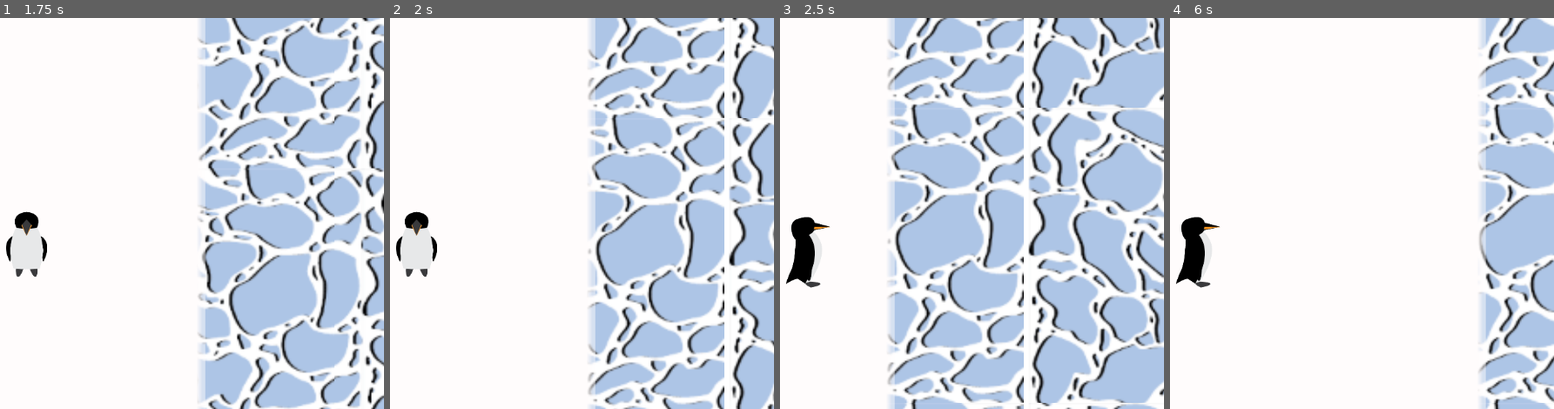
Above: before the commit, frames 1-4 (left to right).
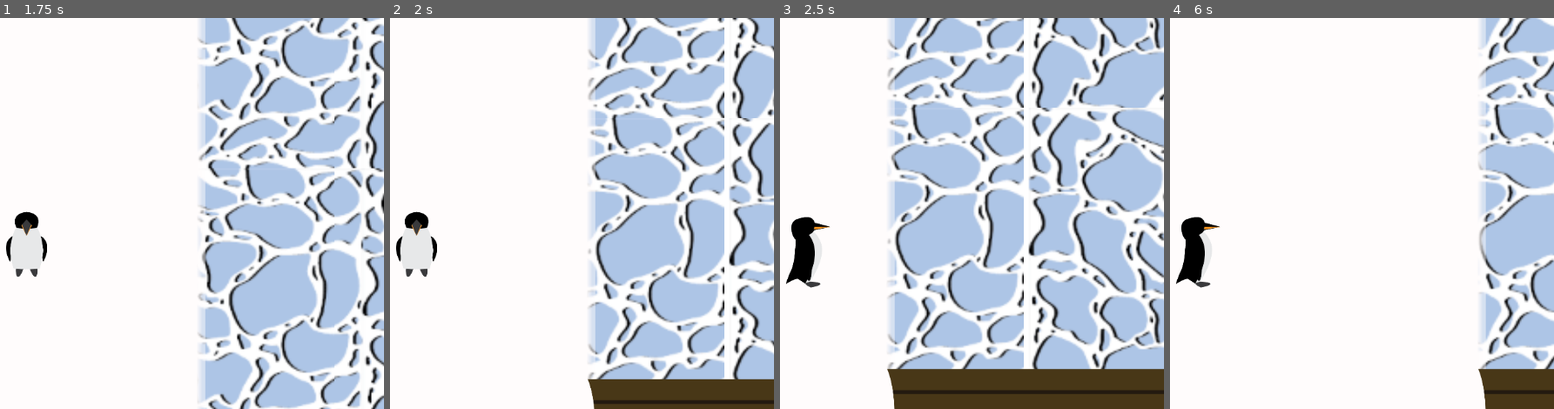
Above: after the commit, the same moments.

Repository: gkdjldgs/Wintergame9
Game: Godot game, scene res://main.tscn
The game is run twice, just before and just after one commit, with the same random seed, the same clock (stepped at 60 frames per second) and the same inputs.
Inputs:
- Up to frame 1 (1.75 s): tap Enter at 0.5 s; hold D (right) 0.53-1.28 s; tap Alt at 0.6 s; hold S (back) from 1.28 s (still down); tap Shift at 1.35 s
- Up to frame 2 (2 s): keep holding S (back)
- Up to frame 3 (2.5 s): release S (back) at 2.03 s; hold D (right) from 2.03 s (still down); tap Alt at 2.1 s
- Up to frame 4 (6 s): release D (right) at 2.78 s; hold W (forward) 2.78-3.53 s; tap Shift at 2.85, 4.35, 5.85 s; hold A (left) 3.53-5.03 s; tap Alt at 3.6, 5.1 s; hold S (back) 5.03-5.78 s; hold D (right) from 5.78 s (still down)

Frame 1 is identical in both runs. In frame 2, 3.7% of the frame differs, in the area x 51-100%, y 92-100%; in frame 3, 7.3%, in the area x 27-100%, y 89-100%; in frame 4, 1.9%.

Commit message:
BRIDGE
A bridge is cool and I added a rigidbody 2d so the player can actually walk on it.

Diff:
--- a/main.tscn
+++ b/main.tscn
@@ -1,9 +1,10 @@
-[gd_scene load_steps=9 format=3 uid="uid://coir2sg72qby0"]
+[gd_scene load_steps=10 format=3 uid="uid://coir2sg72qby0"]
 
 [ext_resource type="PackedScene" uid="uid://u22bg6m3sgeg" path="res://snow.tscn" id="1_ig7tw"]
 [ext_resource type="Texture2D" uid="uid://bbaonq22hnj7b" path="res://images/wateranime-ezgif.com-gif-to-sprite-converter.png" id="2_0xm2m"]
 [ext_resource type="Texture2D" uid="uid://bb8f0wp6jwvkk" path="res://images/snowfloor.png" id="3_1bvp3"]
 [ext_resource type="PackedScene" uid="uid://ciw52kvx5ymnm" path="res://actual_penguin.tscn" id="3_h2yge"]
+[ext_resource type="Texture2D" uid="uid://d4g6njwqu3jfr" path="res://images/bridge.png" id="5_lquwl"]
 
 [sub_resource type="TileSetAtlasSource" id="TileSetAtlasSource_h2yge"]
 texture = ExtResource("2_0xm2m")
@@ -106,6 +107,7 @@
 layer_0/tile_data = PackedInt32Array(2228290, 0, 0, 2228279, 0, 0, 2228268, 0, 0, 2228257, 0, 0, 2228246, 0, 0, 2228235 …(316 unchanged characters)…
 
 [node name="Penguin" parent="." instance=ExtResource("3_h2yge")]
+z_index = 2
 position = Vector2(275, 119)
 
 [node name="CollisionShape2D" type="CollisionShape2D" parent="Penguin"]
@@ -123,3 +125,11 @@
 [node name="CollisionPolygon2D" type="CollisionPolygon2D" parent="RigidBody2D"]
 position = Vector2(51, -1)
 polygon = PackedVector2Array(9, 636, 5, -1, 1152, -1, 1152, 641, 42, 646, 42, 625, 1112, 618, 1115, 31, 40, 27, 31, 648, 4, 645)
+
+[node name="CollisionPolygon2D2" type="CollisionPolygon2D" parent="RigidBody2D"]
+polygon = PackedVector2Array(465, 1, 462, 302, 730, 302, 731, 265, 841, 266, 842, 386, 732, 385, 731, 352, 461, 350, 463, 640, 1027, 315)
+
+[node name="Bridge" type="Sprite2D" parent="."]
+position = Vector2(620.00006, 337)
+scale = Vector2(0.175, 0.175)
+texture = ExtResource("5_lquwl")
Binary file added: images/bridge.png
Not shown, added: images/bridge.png.import
